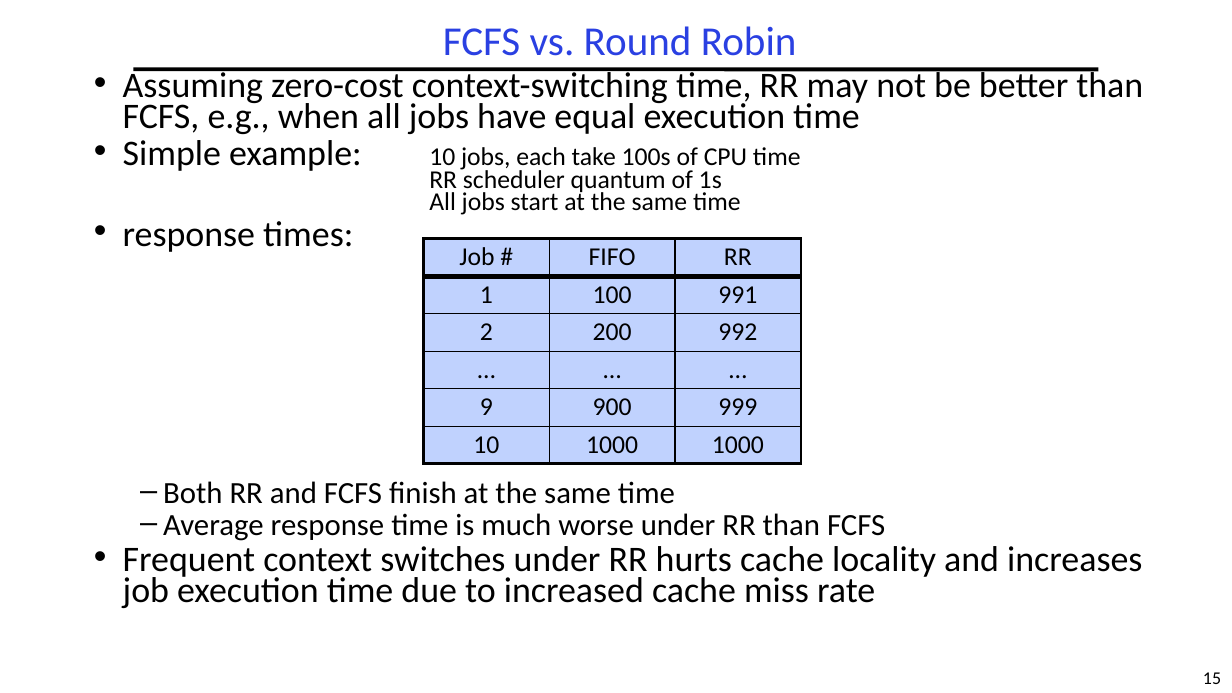
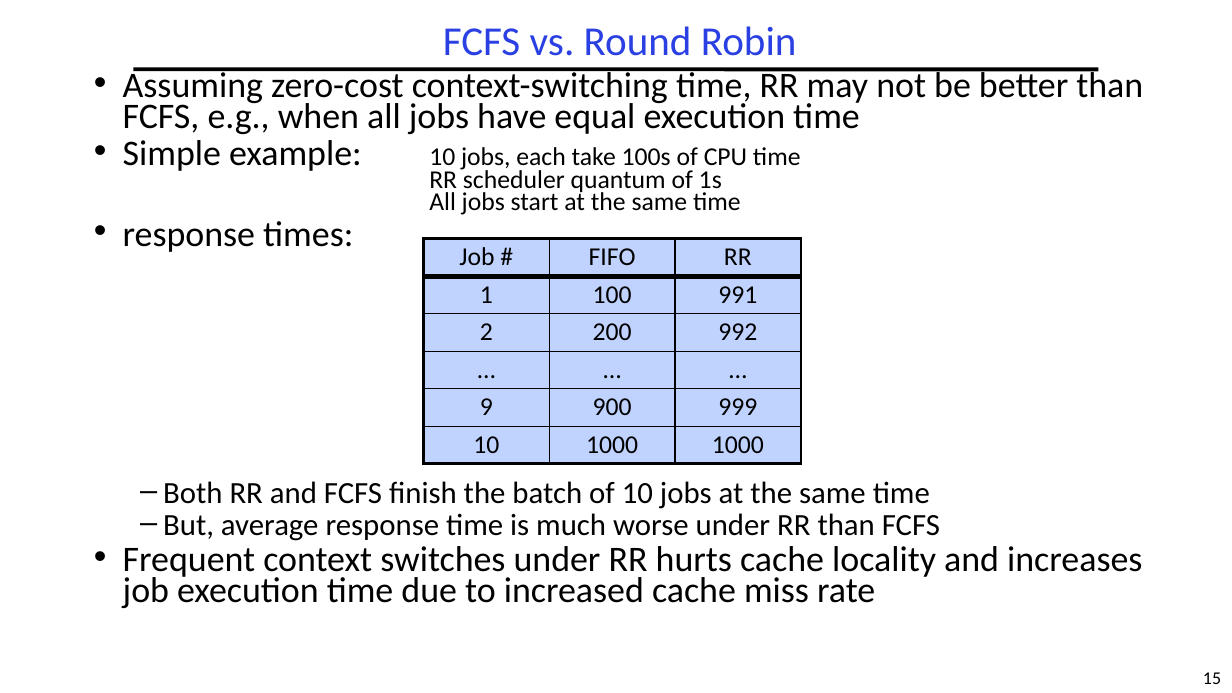
Before and after one commit to guhofstra/CSC112Fa26, a slide deck: slide 15 of PPTs/L5-Scheduling.pptx. Drawn at 1232x693 pixels with LibreOffice and Linux fonts; fonts in the diff are those of the drawing. Boxes give left, top, right and bottom in pixels: in the first picture for what was removed or moved away, otherwise in the second. Text is boxed around its words. In the diff, an @@ line names an element or a change of style, - is before the commit and + after.

```diff
--- a/PPTs/L5-Scheduling.pptx
+++ b/PPTs/L5-Scheduling.pptx
@@ text at bbox=[163, 481, 940, 541]: text changed @@
-  – Both RR and FCFS finish at the same time
-  – Average response time is much worse under RR than FCFS
+  – Both RR and FCFS finish the batch of 10 jobs at the same time
+  – But, average response time is much worse under RR than FCFS
```
Also in this commit, not shown: 2 other slides changed, 5 other files.
